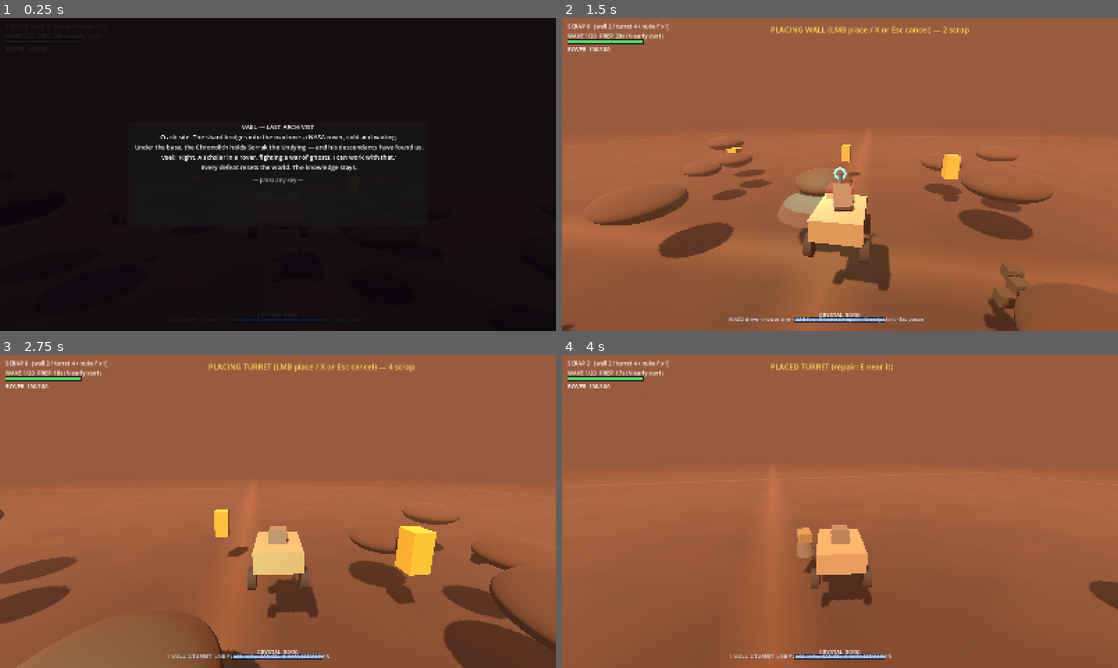
Above: before the commit, frames 1-4 (two rows, left to right).
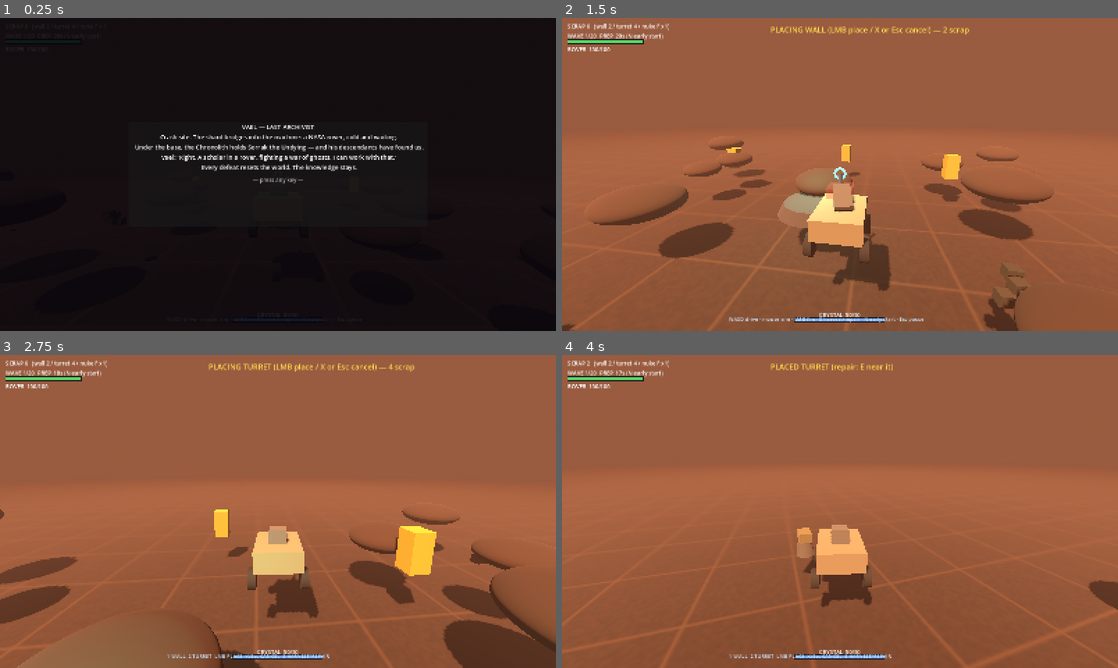
Above: after the commit, the same moments.

Repository: Sumane/chronolith-game
Game: Godot game, scene res://scenes/v1/entry.tscn
Two runs of this game, one before a commit and one after it. Both use one fixed random seed, a clock stepped at 60 frames per second and the inputs below.
Inputs (mouse positions are in pixels of both pictures, inside the frame that each line leads up to):
- Up to frame 1 (0.25 s): no input
- Up to frame 2 (1.5 s): tap Enter at 0.5 s; move the mouse to (867, 174) at 0.52 s; hold Shift (ram) 0.53-1.28 s; hold W (move_up) from 0.53 s (still down); click (867, 174) at 0.67 s; move the mouse to (812, 174) at 1.27 s; tap 1 (build_1) at 1.35 s
- Up to frame 3 (2.75 s): keep holding W (move_up); tap Shift (ram) at 1.55, 2.3 s; move the mouse to (289, 505) at 2.02 s; hold 2 (build_2) from 2.03 s (still down)
- Up to frame 4 (4 s): keep holding W (move_up); move the mouse to (834, 517) at 2.77 s; release 2 (build_2) at 2.78 s; tap 3 (build_3) at 2.85 s; click (834, 517) at 2.92 s; tap Shift (ram) at 3.05 s; move the mouse to (878, 514) at 3.52 s; hold Shift (ram) from 3.53 s (still down); tap 4 (build_4) at 3.6 s

The runs differ from the first frame. In frame 2, 3.5% of the frame differs, in the area x 0-100%, y 44-100%; in frame 3, 1.3%; in frame 4, 2.3%.

Commit message:
Playtest fix 3b: real tiling (uv1_scale, not 3.x u_tile) + mipmaps; add ground_debug renderer probe
- _plain_material: u_tile/v_tile/texture_repeat_enabled are Godot 3.x names —
  Godot 4 warns and ignores them, so the 256 px plain tile stretched over the
  whole 500 m field and read as a smooth gradient (the 'inverted' ground).
  Now uv1_scale (Vector3 in 4.7) tiles it correctly at 32 m per repeat.
- Both ground textures generate mipmaps + LINEAR_WITH_MIPMAPS: without them,
  the 1 m arena grid minifies with no mipmap chain and aliases out at range.
- tests/v1/ground_debug: minimal arena-only renderer probe (3 camera shots +
  mesh diagnostics) for the user's GPU; the headless dummy renderer cannot
  capture 3D viewports.

Regression: 240 v1 + 71 2D checks green.

Diff:
--- /dev/null
+++ b/tests/v1/ground_debug.gd
@@ -0,0 +1,77 @@
+extends Node
+## Ground rendering debug (playtest fix 3 follow-up). Minimal: loads the
+## arena alone (no entry, no profile, no game) in the real renderer and
+## saves three shots to user://:
+##   gd_player.png — low player-style view over the arena
+##   gd_top.png    — ortho straight down (the 1 m grid, visible or not)
+##   gd_edge.png   — from the arena edge out over the plain to the horizon
+## Run WITHOUT --headless:  godot --path . tests/v1/ground_debug.tscn
+
+func _ready() -> void:
+	process_mode = Node.PROCESS_MODE_ALWAYS
+	_run()
+
+func _wait(n: int) -> void:
+	var i := 0
+	while i < n:
+		i += 1
+		await get_tree().process_frame
+
+func _shot(path: String) -> void:
+	var img := get_viewport().get_texture().get_image()
+	img.save_png(path)
+	var cam := get_viewport().get_camera_3d()
+	print("SHOT %s size=%s camera=%s" % [path, str(img.get_size()), str(cam.name if cam != null else "null")])
+
+func _cam(pos: Vector3, target: Vector3, fov: float, ortho_size: float) -> Camera3D:
+	var c := Camera3D.new()
+	c.name = "DbgCam"
+	c.position = pos
+	c.fov = fov
+	if ortho_size > 0.0:
+		c.projection = Camera3D.PROJECTION_ORTHOGONAL
+		c.size = ortho_size
+	add_child(c)
+	c.look_at_from_position(pos, target, Vector3.UP)
+	c.current = true
+	await _wait(15)
+	await RenderingServer.frame_post_draw
+	await RenderingServer.frame_post_draw
+	return c
+
+func _run() -> void:
+	var es := ResourceLoader.load("res://scenes/v1/arena.tscn") as PackedScene
+	var arena = es.instantiate()
+	add_child(arena)
+	await _wait(30)
+
+	# Mesh/texture diagnostics on the live terrain
+	for c in arena.get_children():
+		if c is MeshInstance3D and c.mesh is ArrayMesh:
+			var am := c.mesh as ArrayMesh
+			print("MESH_DEBUG name=%s verts=%d" % [
+				c.name, am.surface_get_array_len(0)])
+
+	# 1: player-style low view
+	var cam1 := await _cam(Vector3(0.0, 2.5, 9.0), Vector3(0.0, 0.5, -4.0), 70.0, 0.0)
+	_shot("user://gd_player.png")
+	cam1.queue_free()
+	await _wait(5)
+
+	# 2: ortho straight down over the arena centre
+	var cam2 := await _cam(Vector3(0.01, 60.0, 0.01), Vector3.ZERO, 40.0, 55.0)
+	_shot("user://gd_top.png")
+	cam2.queue_free()
+	await _wait(5)
+
+	# 3: from the SE arena edge, out over the plain to the horizon
+	var h: float = arena.height_at(15.0, 15.0)
+	var cam3 := await _cam(Vector3(15.0, h + 3.0, 15.0), Vector3(30.0, 0.0, 30.0), 70.0, 0.0)
+	_shot("user://gd_edge.png")
+	cam3.queue_free()
+	await _wait(5)
+
+	print("== ground debug: done ==")
+	arena.queue_free()
+	await _wait(5)
+	get_tree().quit(0)
--- /dev/null
+++ b/tests/v1/ground_debug.tscn
@@ -0,0 +1,6 @@
+[gd_scene load_steps=2 format=3]
+
+[ext_resource type="Script" path="res://tests/v1/ground_debug.gd" id="1"]
+
+[node name="GroundDebug" type="Node"]
+script = ExtResource("1")
--- a/world/arena.gd
+++ b/world/arena.gd
@@ -85,6 +85,7 @@
 func _terrain_material() -> StandardMaterial3D:
 	var m := StandardMaterial3D.new()
 	m.albedo_texture = _grid_texture()
+	m.texture_filter = BaseMaterial3D.TEXTURE_FILTER_LINEAR_WITH_MIPMAPS
 	m.roughness = 1.0
 	return m
 
@@ -107,16 +108,16 @@
 			if x % CELL == 0 or y % CELL == 0:
 				c = line
 			img.set_pixel(x, y, c)
-	# (tiling is driven by the 3D material's texture_repeat_enabled +
-	# u_tile/v_tile — the texture's own repeat mode is a 2D-canvas thing)
+	img.generate_mipmaps()
 	return ImageTexture.create_from_image(img)
 
 func _plain_material() -> StandardMaterial3D:
 	var m := StandardMaterial3D.new()
 	m.albedo_texture = _plain_texture()
-	m.texture_repeat_enabled = true
-	m.u_tile = 500.0 / 32.0
-	m.v_tile = 500.0 / 32.0
+	m.texture_filter = BaseMaterial3D.TEXTURE_FILTER_LINEAR_WITH_MIPMAPS
+	# Godot 4 tiling: uv1_scale (u_tile/v_tile are Godot 3.x names — they warn
+	# and are silently ignored)
+	m.uv1_scale = Vector3(500.0 / 32.0, 500.0 / 32.0, 1.0)
 	m.roughness = 1.0
 	return m
 
@@ -138,6 +139,7 @@
 			if x % PER_M == 0 or y % PER_M == 0:
 				c = line
 			img.set_pixel(x, y, c)
+	img.generate_mipmaps()
 	return ImageTexture.create_from_image(img)
 
 func _build_environment() -> void:
